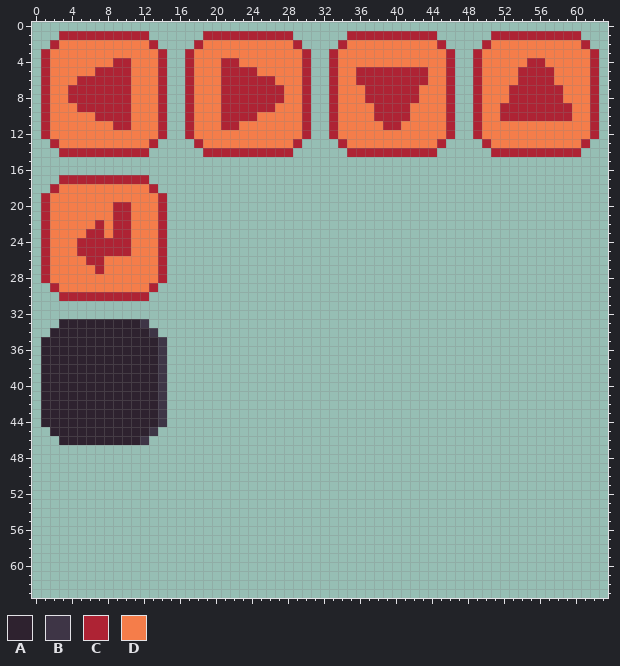
Pixel-art file, stored at assets/buttons.aseprite. The picture above was drawn from the file before the commit.
64x64 pixels, 1 frame.
Palette (. is transparent): A #2e222f  B #3e3546  C #ae2334  D #f57d4a
Pixels before (only the part around the change), first column x 0:
 0 ........................................
 1 ...CCCCCCCCCC......CCCCCCCCCC......CCCCC
 2 ..CDDDDDDDDDDC....CDDDDDDDDDDC....CDDDDD
 3 .CDDDDDDDDDDDDC..CDDDDDDDDDDDDC..CDDDDDD
 4 .CDDDDDDDCCDDDC..CDDDCCDDDDDDDC..CDDDDDD
 5 .CDDDDDCCCCDDDC..CDDDCCCCDDDDDC..CDDCCCC
 6 .CDDDCCCCCCDDDC..CDDDCCCCCCDDDC..CDDCCCC
 7 .CDDCCCCCCCDDDC..CDDDCCCCCCCDDC..CDDDCCC
 8 .CDDCCCCCCCDDDC..CDDDCCCCCCCDDC..CDDDCCC
 9 .CDDDCCCCCCDDDC..CDDDCCCCCCDDDC..CDDDDCC
10 .CDDDDDCCCCDDDC..CDDDCCCCDDDDDC..CDDDDCC
11 .CDDDDDDDCCDDDC..CDDDCCDDDDDDDC..CDDDDDC
12 .CDDDDDDDDDDDDC..CDDDDDDDDDDDDC..CDDDDDD
13 ..CDDDDDDDDDDC....CDDDDDDDDDDC....CDDDDD
14 ...CCCCCCCCCC......CCCCCCCCCC......CCCCC
15 ........................................
16 ........................................
17 ...CCCCCCCCCC...........................
18 ..CDDDDDDDDDDC..........................
19 .CDDDDDDDDDDDDC.........................
20 .CDDDDDDDCCDDDC.........................
21 .CDDDDDDDCCDDDC.........................
22 .CDDDDDCDCCDDDC.........................
23 .CDDDDCCDCCDDDC.........................
24 .CDDDCCCCCCDDDC.........................
25 .CDDDCCCCCCDDDC.........................
26 .CDDDDCCDDDDDDC.........................
Once edited:
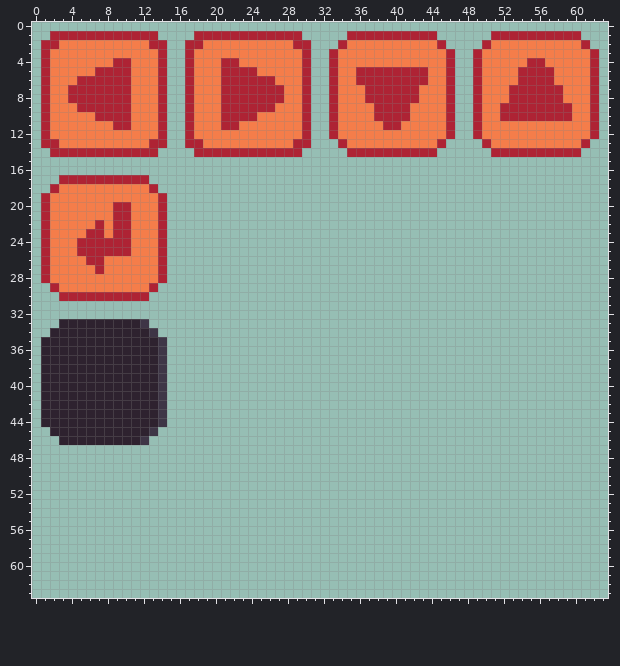
From old to new:
y 1: x 2 . -> C; x 13 . -> C; x 18 . -> C; x 29 . -> C
y 2: x 1 . -> C; x 14 . -> C; x 17 . -> C; x 30 . -> C
y 13: x 1 . -> C; x 14 . -> C; x 17 . -> C; x 30 . -> C
y 14: x 2 . -> C; x 13 . -> C; x 18 . -> C; x 29 . -> C
Boxes around the changes in both pictures, in picture pixels (x1, y1, x2, y2):
added: (41, 31, 59, 49)
added: (149, 31, 203, 49)
added: (293, 31, 311, 49)
added: (41, 139, 59, 157)
added: (149, 139, 203, 157)
added: (293, 139, 311, 157)
